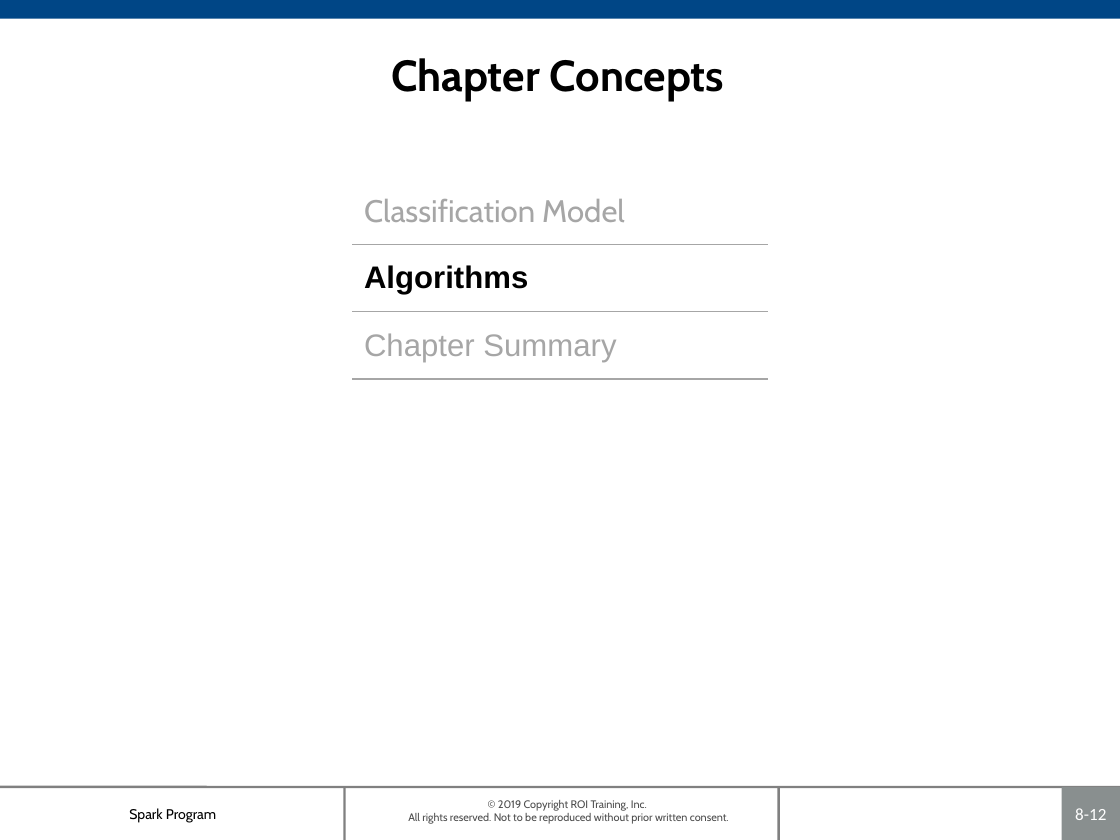
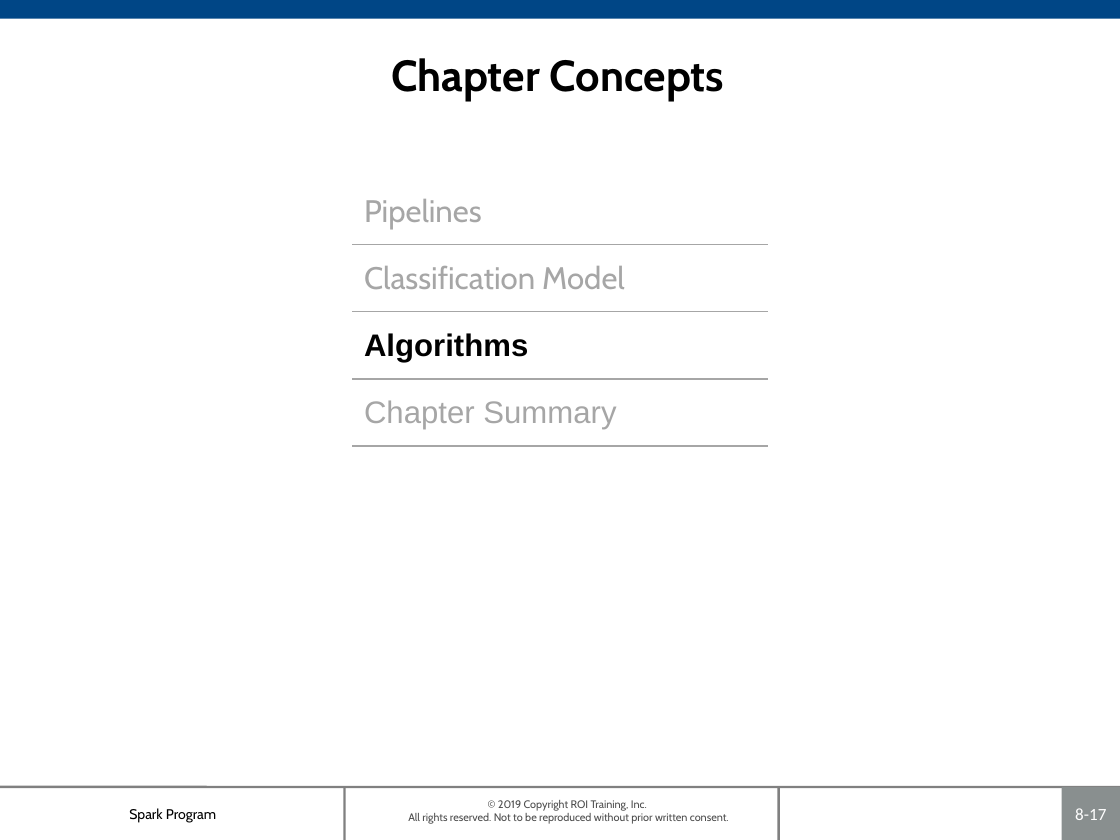
Before and after one commit to roitraining/SparkProgram, a slide deck: slide 17 of Day7-ClassificationAnalysis/Ch08-ClassificationModels.pptx (slide 12 before the commit). Drawn at 1120x840 pixels with LibreOffice and Linux fonts; fonts in the diff are those of the drawing; background and template pictures are left out. Boxes give left, top, right and bottom in pixels: in the first picture for what was removed or moved away, otherwise in the second. Text is boxed around its words. In the diff, an @@ line names an element or a change of style, - is before the commit and + after.

```diff
--- a/Day7-ClassificationAnalysis/Ch08-ClassificationModels.pptx
+++ b/Day7-ClassificationAnalysis/Ch08-ClassificationModels.pptx
@@ table at (x1=353, y1=177, x2=767, y2=446) @@
+row 1: Pipelines
@@ page number at (x1=1075, y1=808, x2=1106, y2=820): text changed @@
-8-12
+8-17
```
Also in this commit, not shown: 6 other slides changed, 5 slides added, 1 other file.
